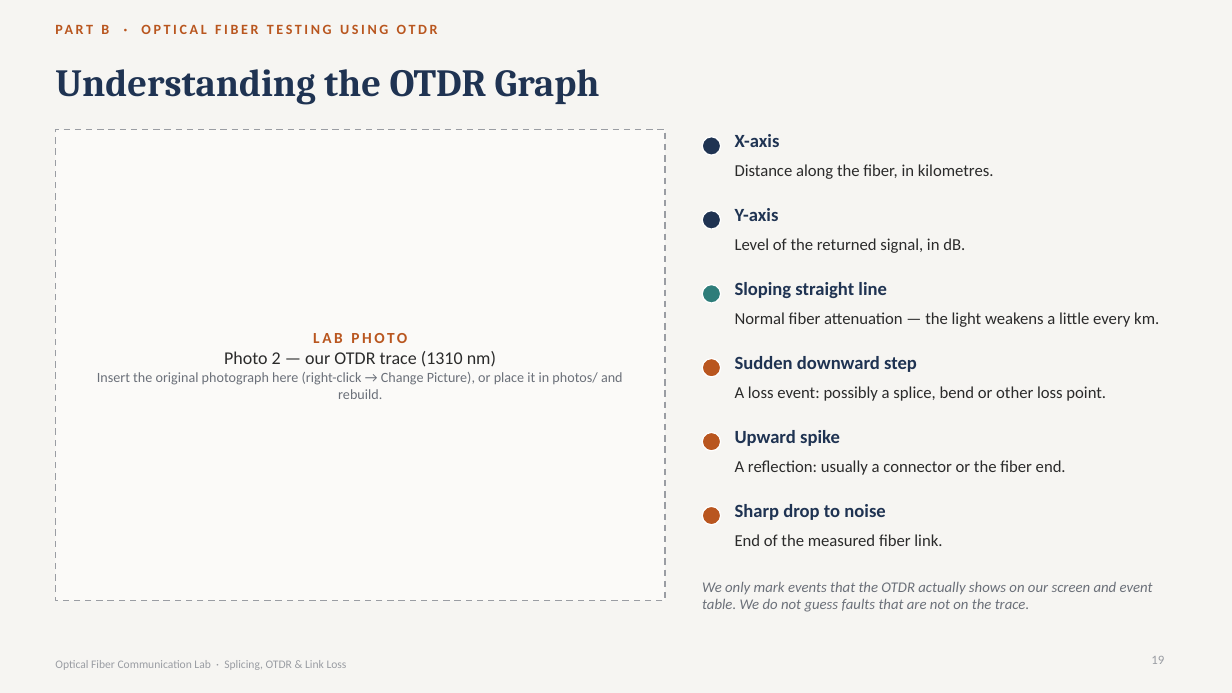
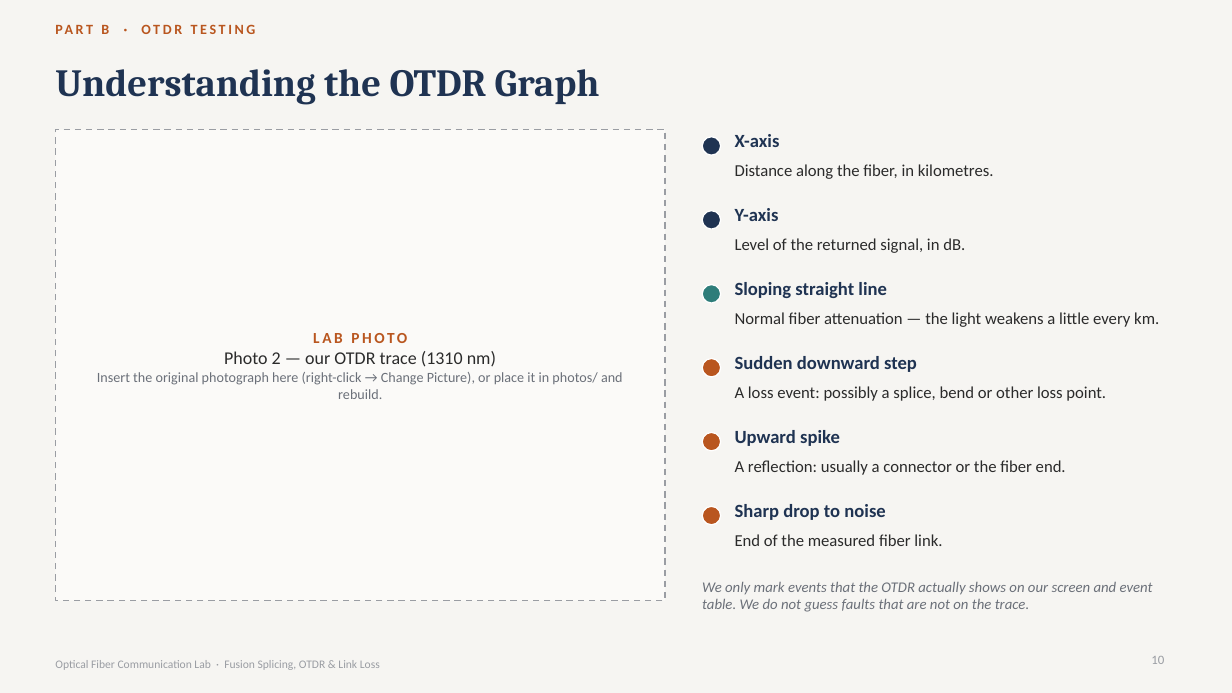
Before and after one commit to sriyansv/gemsontop, a slide deck: slide 10 of Fiber_Optic_Lab_Output/Fiber_Optic_Splicing_OTDR_Link_Loss.pptx (slide 19 before the commit). Drawn at 1232x693 pixels with LibreOffice and Linux fonts; fonts in the diff are those of the drawing. Boxes give left, top, right and bottom in pixels: in the first picture for what was removed or moved away, otherwise in the second. Text is boxed around its words. In the diff, an @@ line names an element or a change of style, - is before the commit and + after.

```diff
--- a/Fiber_Optic_Lab_Output/Fiber_Optic_Splicing_OTDR_Link_Loss.pptx
+++ b/Fiber_Optic_Lab_Output/Fiber_Optic_Splicing_OTDR_Link_Loss.pptx
@@ text at (101,24,256,34): text changed @@
-PART B · OPTICAL FIBER TESTING USING OTDR
+PART B · OTDR TESTING
@@ page number at (1151,656,1164,664): text changed @@
-19
+10
@@ text at (55,660,380,670): text changed @@
-Optical Fiber Communication Lab · Splicing, OTDR & Link Loss
+Optical Fiber Communication Lab · Fusion Splicing, OTDR & Link Loss
```
Also in this commit, not shown: 9 other slides changed, 5 slides added, 20 slides removed, 10 other files.
